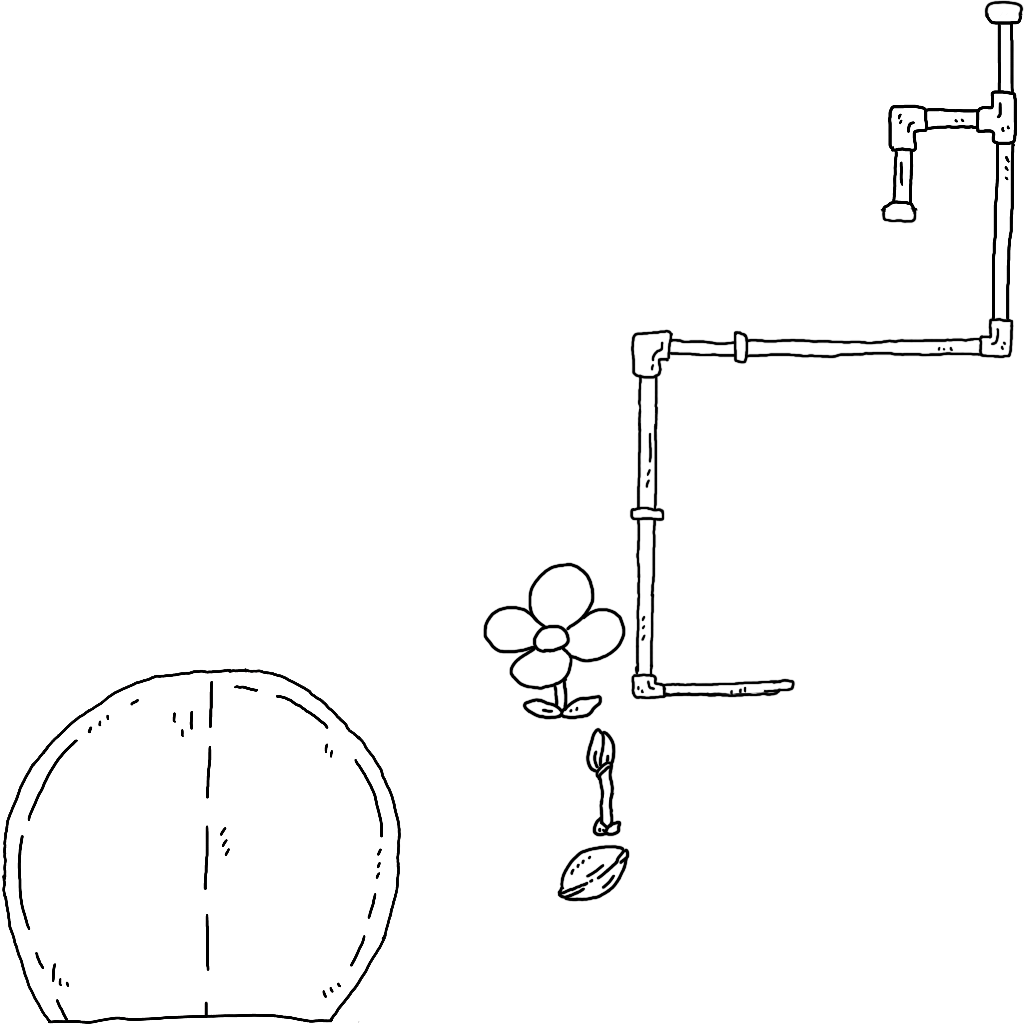
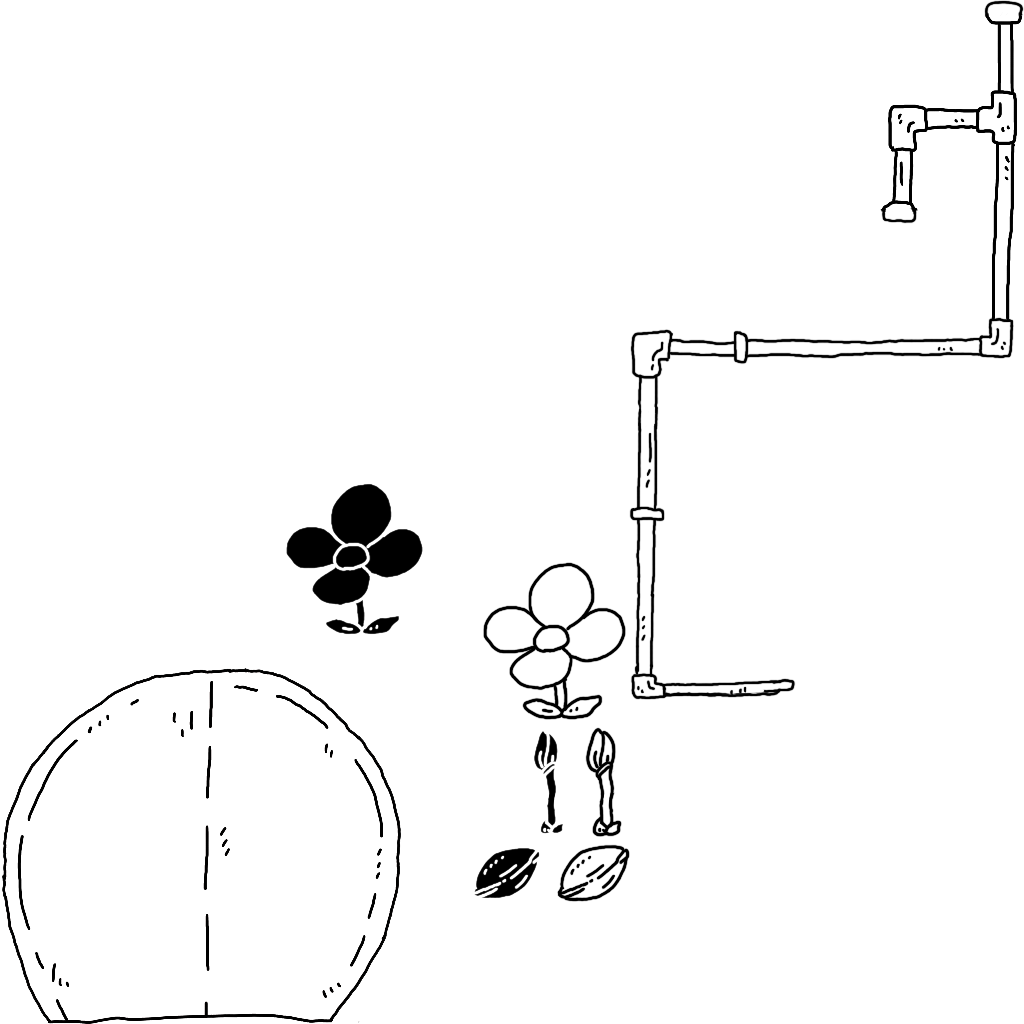
The second 1024 × 1024 image is a revision of the first. Changes to its layers:
added group "過去アイコン" (1st of 2, in "アイコン") with 2 layers in group "アイコン" over [474, 848, 540, 898]
added layer "レイヤー 37" (1st of 4, in "アイコン" › "過去アイコン") in group "過去アイコン" over [474, 848, 540, 898]
added layer "レイヤー 37" (2nd of 4, in "アイコン" › "過去アイコン") in group "過去アイコン" over [474, 848, 540, 898]
added group "現在アイコン" (1st of 2, in "アイコン") with 2 layers in group "アイコン" over [534, 731, 563, 834]
added layer "レイヤー 33" (1st of 4, in "アイコン" › "現在アイコン") in group "現在アイコン" over [534, 731, 563, 834]
added layer "レイヤー 33" (2nd of 4, in "アイコン" › "現在アイコン") in group "現在アイコン" over [534, 731, 563, 834]
added group "未来アイコン" (1st of 2, in "アイコン") with 2 layers in group "アイコン" over [286, 484, 423, 635]
added layer "レイヤー 32" (1st of 4, in "アイコン" › "未来アイコン") in group "未来アイコン" over [286, 484, 423, 635]
added layer "レイヤー 32" (2nd of 4, in "アイコン" › "未来アイコン") in group "未来アイコン" over [286, 484, 423, 635]
